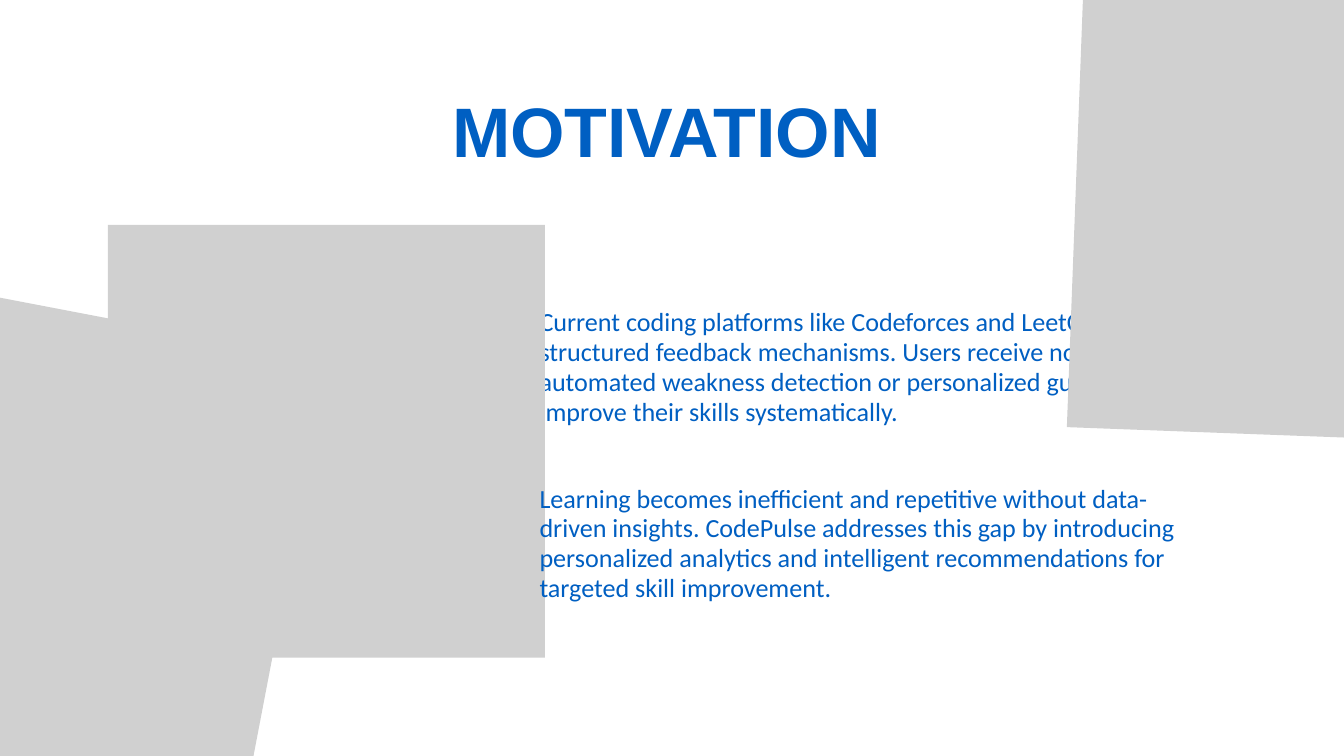
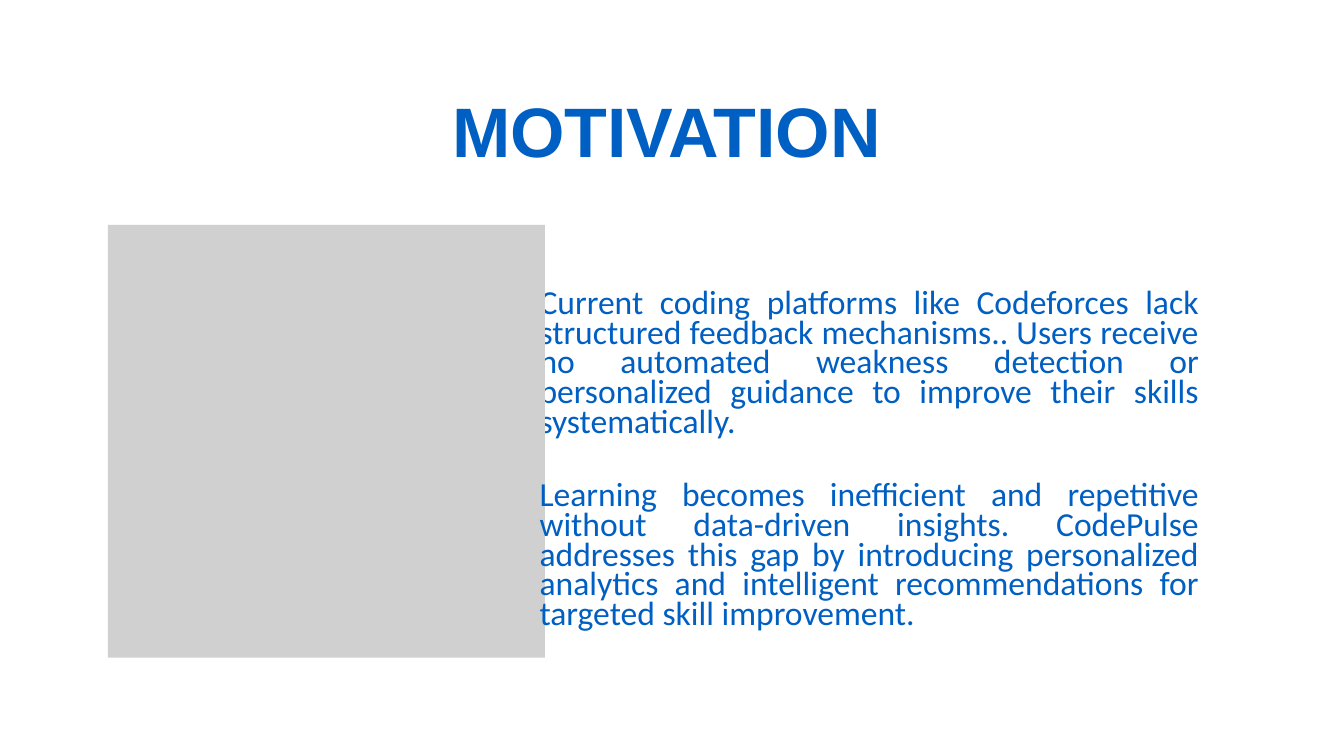
Before and after one commit to Badhon1401/SPL-3, a slide deck: slide 4 of codepulse-documentation/CodePulse.pptx. Drawn at 1344x756 pixels with LibreOffice and Linux fonts; fonts in the diff are those of the drawing; grey boxes stand for pictures. Boxes give left, top, right and bottom in pixels: in the first picture for what was removed or moved away, otherwise in the second. Text is boxed around its words. In the diff, an @@ line names an element or a change of style, - is before the commit and + after.

```diff
--- a/codepulse-documentation/CodePulse.pptx
+++ b/codepulse-documentation/CodePulse.pptx
@@ picture removed at (1066,0,1344,447) @@
@@ picture removed at (0,262,329,756) @@
@@ text at (540,286,1199,441): text changed; size 28 to 36 pt @@
-Current coding platforms like Codeforces and LeetCode lack structured feedback mechanisms. Users receive no automated weakness detection or personalized guidance to improve their skills systematically.
+Current coding platforms like Codeforces lack structured feedback mechanisms.. Users receive no automated weakness detection or personalized guidance to improve their skills systematically.
@@ text "Learning becomes inefficient and repetitive ..." at (540,479,1199,634): size 28 to 36 pt; alignment left to justified @@
```
Also in this commit, not shown: 8 other slides changed, 1 slide added, 8 slides removed.
